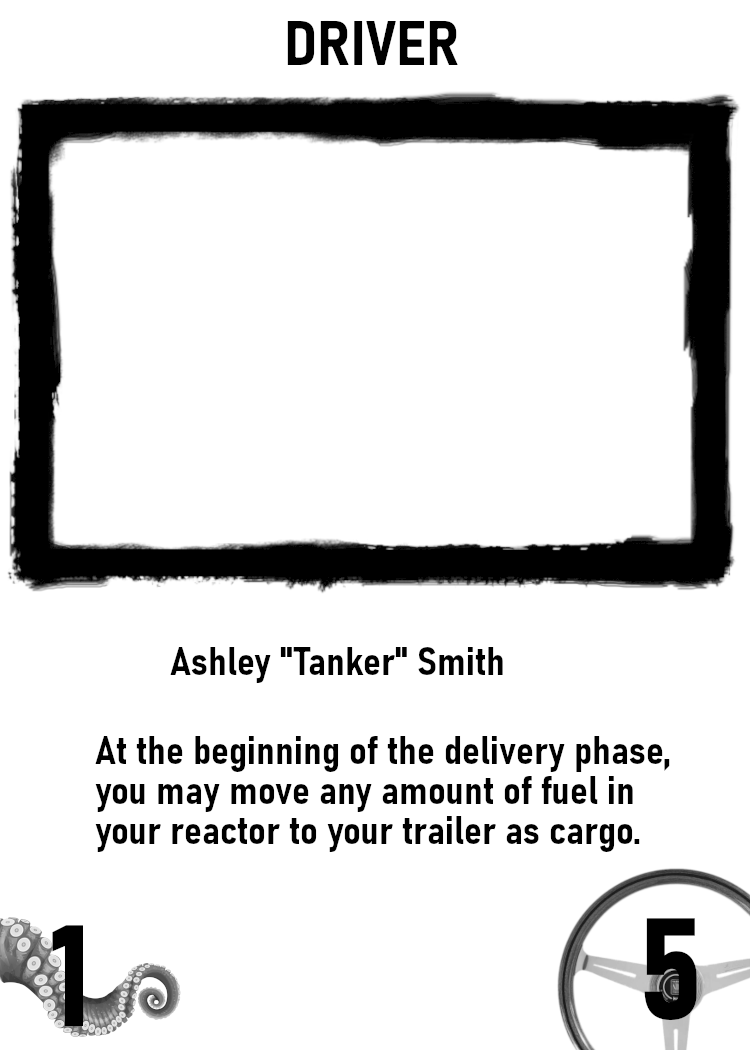
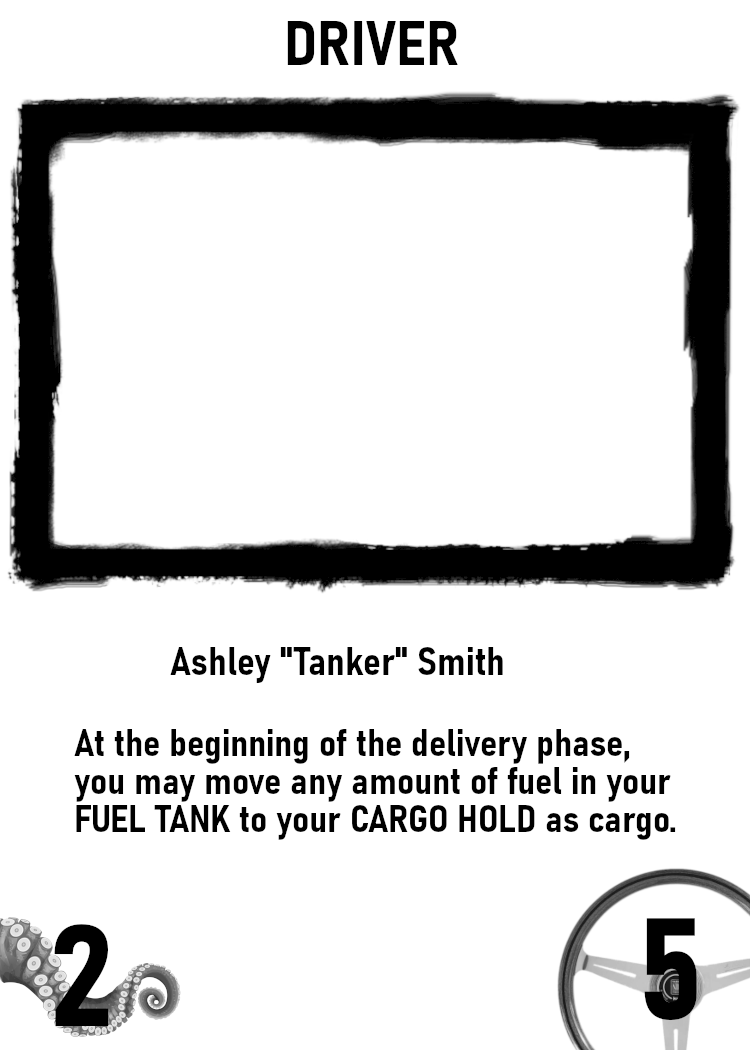
Layers edited between the first and the second 750x1050 image:
painted on "Background" over left=52, top=729, right=676, bottom=1026
